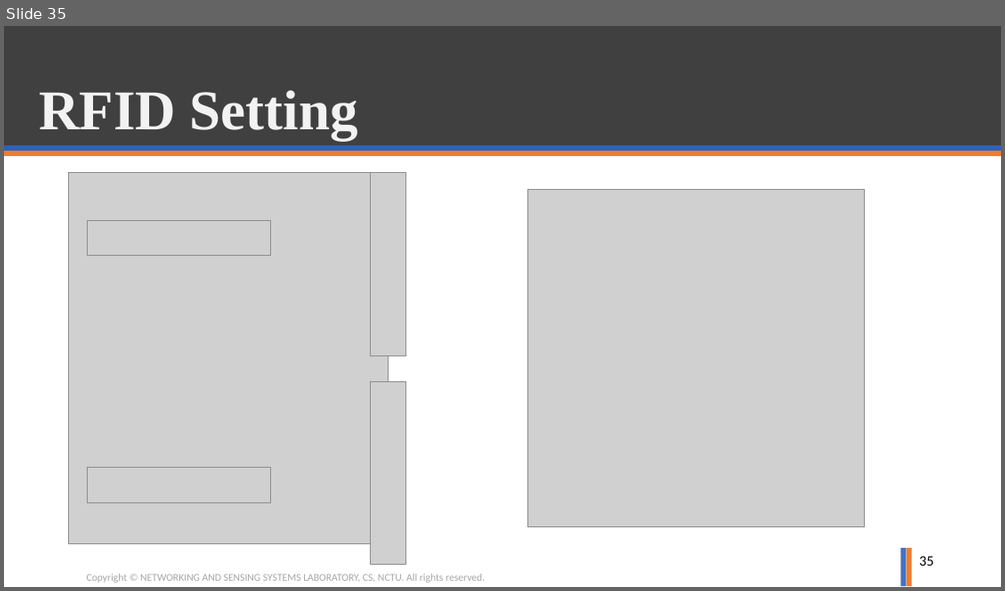
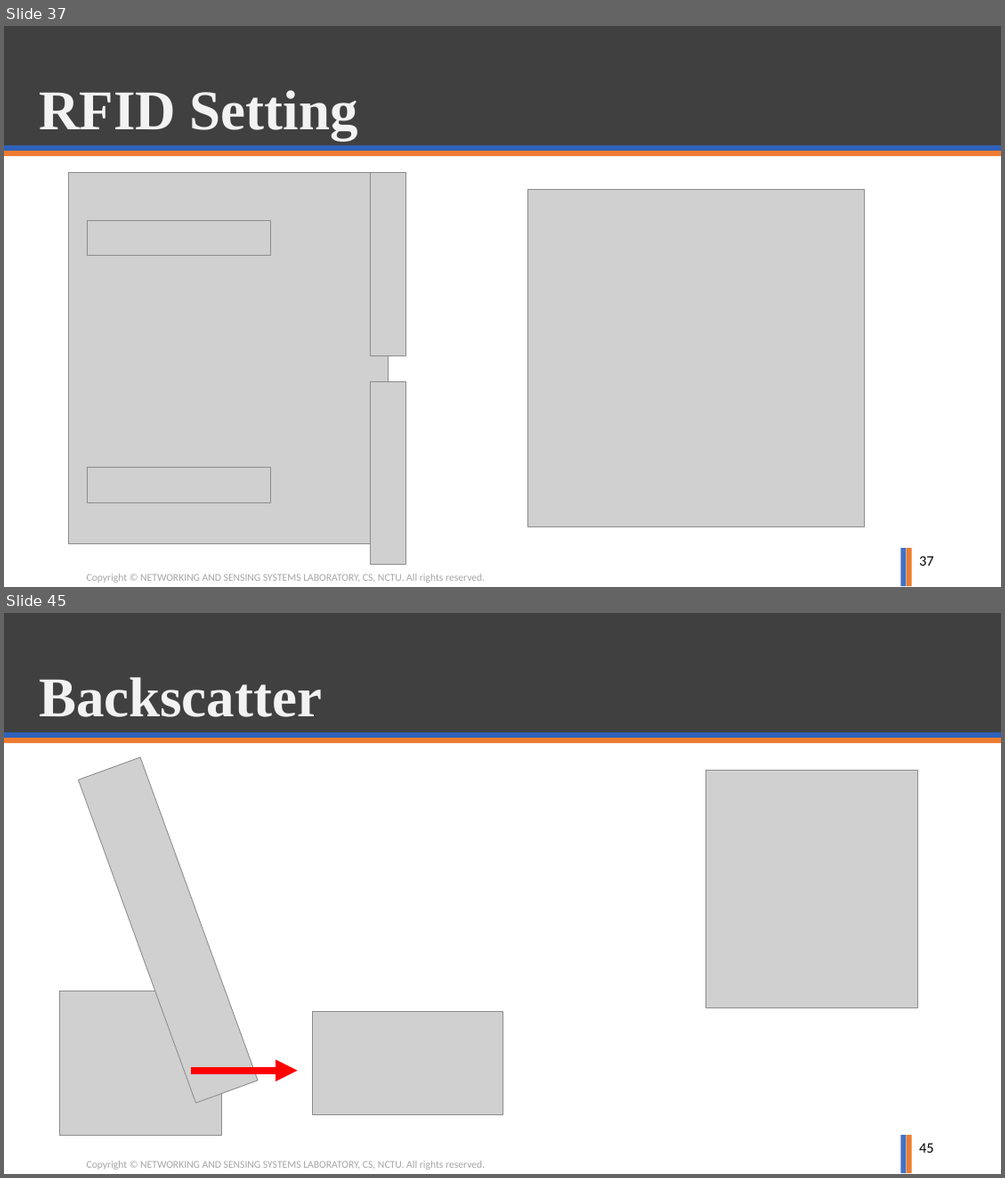
Before and after one commit to ghostkingwilly/Signal_Training_Freshman, a slide deck: Freshman_Training.pptx. Shown one above the other, each under a label of ours: slide 35 before the commit, slides 37 and 45 after it; the slides between them are not shown. The pictures are 1005x591 and 1005x1178 pixels, drawn with LibreOffice and Linux fonts; fonts in the diff are those of the drawing; grey boxes stand for pictures; background and template pictures are left out. Boxes give left, top, right and bottom in pixels: in the first picture for what was removed or moved away, otherwise in the second. Text is boxed around its words. In the diff, an @@ line names an element or a change of style, - is before the commit and + after.

```diff
--- a/Freshman_Training.pptx
+++ b/Freshman_Training.pptx
@@ slide 45 added at <box>4,613,1001,1174</box>, background #FFFFFF; not listed: 6 template elements that a slide beside it also shows @@
@@ title added at <box>39,677,322,717</box>, 54 pt, text #F2F2F2, bold @@
+Backscatter
@@ picture added at <box>79,757,259,1103</box> @@
@@ picture added at <box>706,770,917,1008</box> @@
@@ picture added at <box>59,990,222,1135</box> @@
@@ picture added at <box>313,1012,502,1114</box> @@
@@ arrow added from (191, 1070) to (297, 1070), #FF0000 7 pt @@
@@ page number added at <box>919,1143,934,1152</box>, 14 pt, text #000000 @@
+45
@@ what was slide 35 is now slide 37 @@
@@ page number at <box>919,556,934,565</box>: text changed @@
-35
+37
```
Also in this commit, not shown: 29 other slides added, 1 slide removed.
